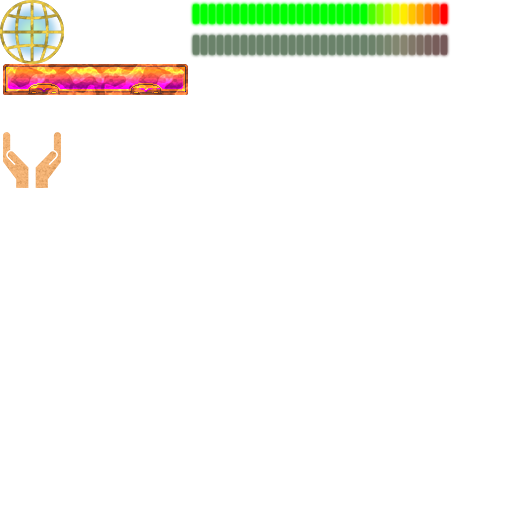
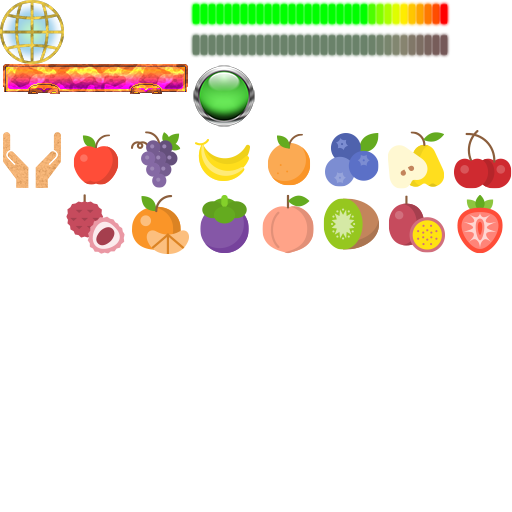
The second (512, 512) image is a revision of the first. Changes to its layers:
added layer "Фон Круг" above "Слой 1" over [193, 65, 255, 127]
added group "Фрукты" with 14 layers above "Руки" over [66, 130, 512, 254]
added layer "Векторный смарт-объект" (1st of 14, in "Фрукты") in group "Фрукты" over [325, 133, 379, 187]
added layer "Векторный смарт-объект" (2nd of 14, in "Фрукты") in group "Фрукты" over [457, 195, 503, 254]
added layer "Векторный смарт-объект" (3rd of 14, in "Фрукты") in group "Фрукты" over [388, 195, 445, 253]
added layer "Векторный смарт-объект" (4th of 14, in "Фрукты") in group "Фрукты" over [323, 198, 379, 250]
added layer "Векторный смарт-объект" (5th of 14, in "Фрукты") in group "Фрукты" over [262, 194, 314, 254]
added layer "Векторный смарт-объект" (6th of 14, in "Фрукты") in group "Фрукты" over [200, 195, 249, 253]
added layer "Векторный смарт-объект" (7th of 14, in "Фрукты") in group "Фрукты" over [132, 195, 189, 254]
added layer "Векторный смарт-объект" (8th of 14, in "Фрукты") in group "Фрукты" over [66, 194, 125, 254]
added layer "Векторный смарт-объект" (9th of 14, in "Фрукты") in group "Фрукты" over [454, 130, 512, 189]
added layer "Векторный смарт-объект" (10th of 14, in "Фрукты") in group "Фрукты" over [388, 131, 444, 189]
added layer "Векторный смарт-объект" (11th of 14, in "Фрукты") in group "Фрукты" over [267, 133, 311, 186]
added layer "Векторный смарт-объект" (12th of 14, in "Фрукты") in group "Фрукты" over [195, 139, 250, 181]
added layer "Векторный смарт-объект" (13th of 14, in "Фрукты") in group "Фрукты" over [131, 131, 181, 188]
added layer "Векторный смарт-объект" (14th of 14, in "Фрукты") in group "Фрукты" over [73, 134, 119, 185]
renamed "Слой 14" to "Площадка", painted on it over [3, 87, 188, 94]
hid "Слой 6" over [3, 87, 188, 95]
